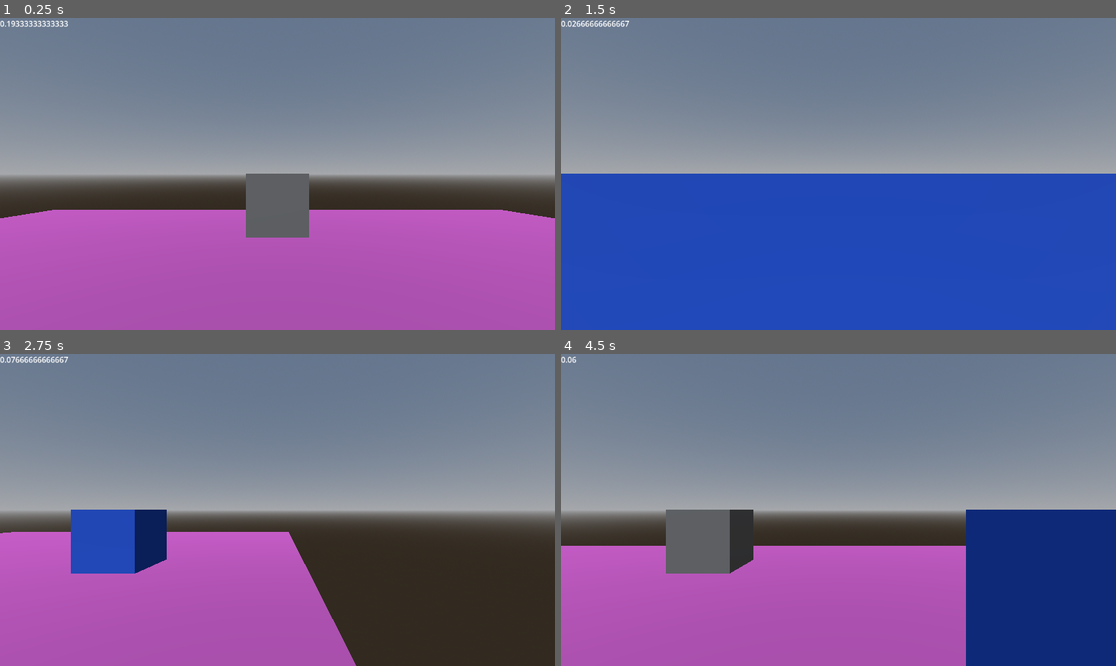
Above: before the commit, frames 1-4 (two rows, left to right).
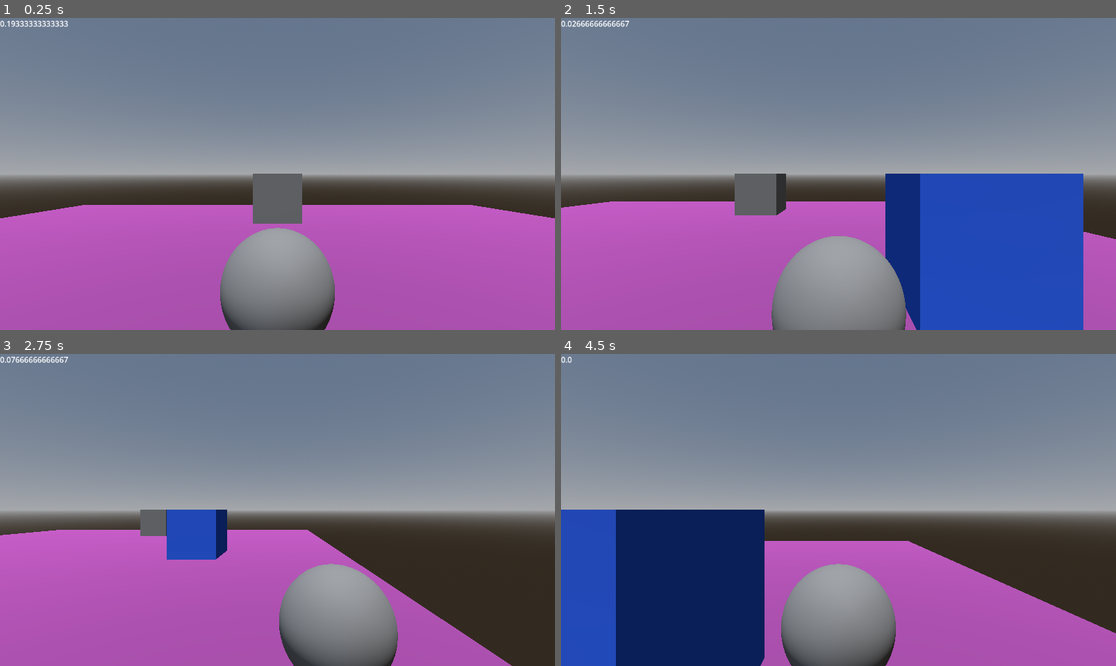
Above: after the commit, the same moments.

Repository: hadahlia/sinking-valley
Game: Godot game, scene res://scenes/main_scene.tscn
The game is run twice, just before and just after one commit, with the same random seed, the same clock (stepped at 60 frames per second) and the same inputs.
Inputs:
- Up to frame 1 (0.25 s): no input
- Up to frame 2 (1.5 s): hold E (right) 0.53-1.28 s; hold S (backward) from 1.28 s (still down)
- Up to frame 3 (2.75 s): release S (backward) at 2.03 s; hold E (right) from 2.03 s (still down)
- Up to frame 4 (4.5 s): release E (right) at 2.78 s; hold W (forward) 2.78-3.53 s; hold Q (left) from 3.53 s (still down)

The runs differ from the first frame. In frame 1, 7.3% of the frame differs, in the area x 10-90%, y 49-100%; in frame 2, 35%; in frame 3, 15%; in frame 4, 38%, in the area x 0-100%, y 0-100%.

Commit message:
implemented basic collision

Diff:
--- a/project.godot
+++ b/project.godot
@@ -70,3 +70,7 @@
 , Object(InputEventKey,"resource_local_to_scene":false,"resource_name":"","device":-1,"window_id":0,"alt_pressed":false …(183 unchanged characters)…
 ]
 }
+
+[layer_names]
+
+3d_physics/layer_1="COLLISION"
--- a/scenes/main_scene.tscn
+++ b/scenes/main_scene.tscn
@@ -32,10 +32,12 @@
 
 [node name="CSGBox3D" type="CSGBox3D" parent="level"]
 transform = Transform3D(1, 0, 0, 0, 1, 0, 0, 0, 1, 0, 1, -8)
+use_collision = true
 size = Vector3(2, 2, 2)
 
 [node name="CSGBox3D2" type="CSGBox3D" parent="level"]
 transform = Transform3D(1, 0, 0, 0, 1, 0, 0, 0, 1, 6, 1, 0)
+use_collision = true
 size = Vector3(2, 2, 2)
 material = SubResource("StandardMaterial3D_pw63i")
 
--- a/scenes/player_scene.tscn
+++ b/scenes/player_scene.tscn
@@ -11,6 +11,7 @@
 transform = Transform3D(1, 0, 0, 0, 1, 0, 0, 0, 1, 0, 2, 0)
 
 [node name="Camera3D" type="Camera3D" parent="head"]
+transform = Transform3D(1, 0, 0, 0, 1, 0, 0, 0, 1, 0, 0, 2)
 current = true
 fov = 70.0
 
@@ -18,7 +19,26 @@
 wait_time = 0.8
 one_shot = true
 
+[node name="cast_forward" type="RayCast3D" parent="head"]
+transform = Transform3D(1, 0, 0, 0, 1, 0, 0, 0, 1, 0, -1, 0)
+target_position = Vector3(0, 0, -2)
+hit_from_inside = true
+
+[node name="cast_behind" type="RayCast3D" parent="head"]
+transform = Transform3D(1, 0, 0, 0, 1, 0, 0, 0, 1, 0, -1, 0)
+target_position = Vector3(0, 0, 2)
+
+[node name="cast_right" type="RayCast3D" parent="head"]
+transform = Transform3D(1, 0, 0, 0, 1, 0, 0, 0, 1, 0, -1, 0)
+target_position = Vector3(2, 0, 0)
+
+[node name="cast_left" type="RayCast3D" parent="head"]
+transform = Transform3D(1, 0, 0, 0, 1, 0, 0, 0, 1, 0, -1, 0)
+target_position = Vector3(-2, 0, 0)
+hit_from_inside = true
+
 [node name="step_to" type="Node3D" parent="."]
+transform = Transform3D(1, 0, 0, 0, 1, 0, 0, 0, 1, 0, 1, 0)
 
 [node name="step_time" type="Timer" parent="step_to"]
 wait_time = 0.21
--- a/scripts/player_script.gd
+++ b/scripts/player_script.gd
@@ -5,6 +5,13 @@
 
 @onready var head: Node3D = $head
 @onready var camera_3d: Camera3D = $head/Camera3D
+
+# COL RAYS <3
+@onready var cast_forward: RayCast3D = $head/cast_forward
+@onready var cast_behind: RayCast3D = $head/cast_behind
+@onready var cast_right: RayCast3D = $head/cast_right
+@onready var cast_left: RayCast3D = $head/cast_left
+
 
 @onready var step_to: Node3D = $step_to
 @onready var step_time: Timer = $step_to/step_time
@@ -18,6 +25,9 @@
 const STEP_AMT : float = 2.0
 
 var delta_time: float = 0.0
+
+enum { FRONT, LEFT, BACK, RIGHT }
+var direction_state = 0
 
 #var lookdir :Vector3 = Vector3.ZERO
 var wishdir : Vector3 = Vector3.ZERO
@@ -45,15 +55,19 @@
 	#if !can_step: return
 
 	if event.is_action_pressed("forward"):
+		direction_state = FRONT
+		#if !check_collision(cast_forward):
 		wishdir = Vector3.FORWARD.rotated(Vector3.UP, head.rotation.y)
-
 	if event.is_action_pressed("backward"):
+		direction_state = BACK
+		#if !check_collision(cast_behind):
 		wishdir = Vector3.BACK.rotated(Vector3.UP, head.rotation.y)
-
 	if event.is_action_pressed("left"):
+		direction_state = LEFT
+		#if !check_collision(cast_left):
 		wishdir = Vector3.LEFT.rotated(Vector3.UP, head.rotation.y)
-
 	if event.is_action_pressed("right"):
+		direction_state = RIGHT
 		wishdir = Vector3.RIGHT.rotated(Vector3.UP, head.rotation.y)
 
 	if event.is_action_released("movement"):
@@ -74,6 +88,9 @@
 	handle_turn()
 	step_forth()
 
+func check_collision(ray: RayCast3D) -> bool:
+	return ray.is_colliding()
+	# access the 4 raycasts check if they collide with anything return a bool, uh test the bool before stepping. if false, bump animation? for the future xd
 
 func handle_turn():
 	if !turning or !can_step: return
@@ -91,6 +108,18 @@
 
 func step_forth():
 	if !can_step or turning: return
+
+	var ray: RayCast3D
+	match direction_state:
+		FRONT:
+			ray = cast_forward
+		BACK:
+			ray = cast_behind
+		LEFT:
+			ray = cast_left
+		RIGHT:
+			ray = cast_right
+	if check_collision(ray): return
 
 	step_to.global_position.x += wishdir.x * STEP_AMT
 	step_to.global_position.z += wishdir.z * STEP_AMT
